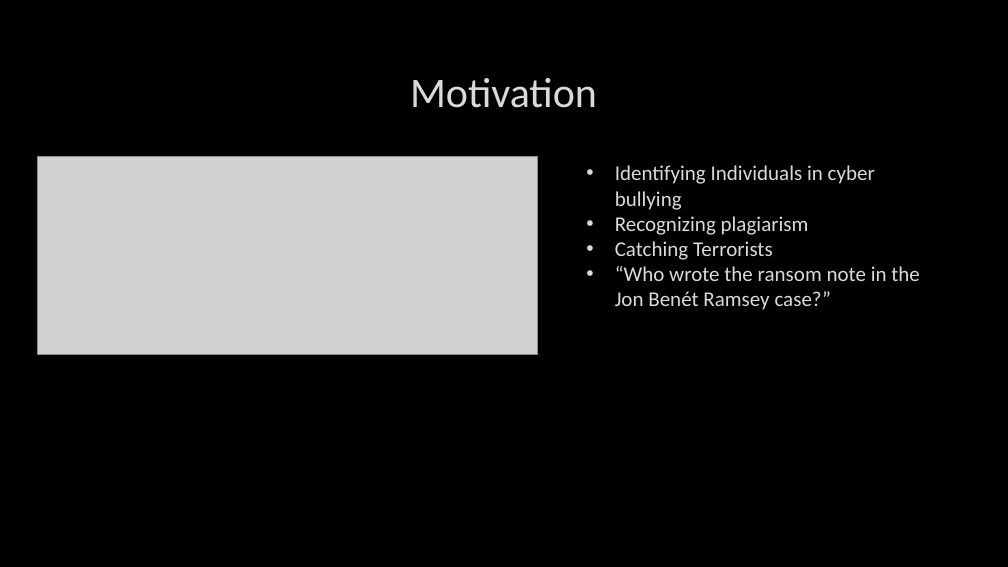
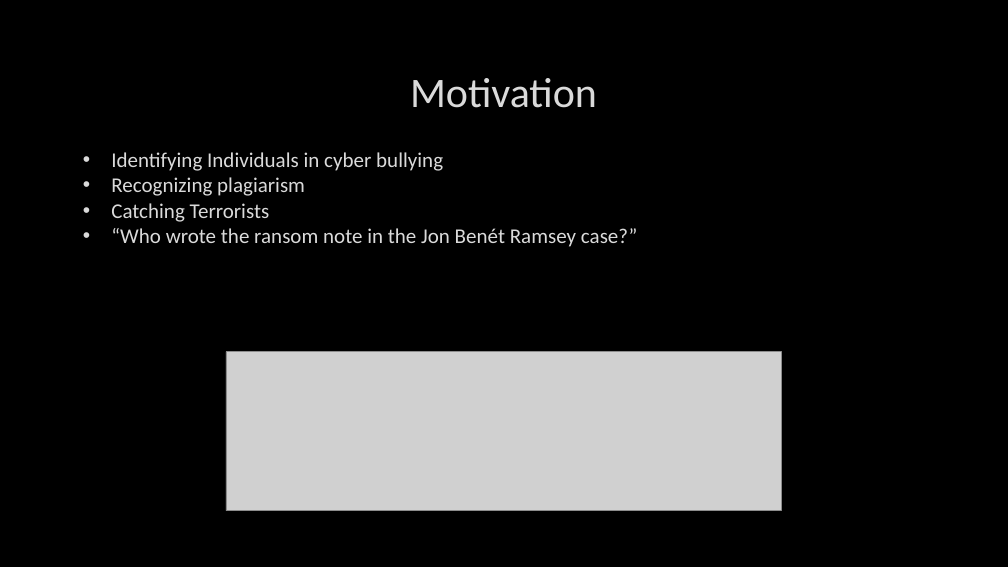
Before and after one commit to BradySheehan/Authorship_Verification, a slide deck: slide 2 of ai_project_presentation.pptx. Drawn at 1008x567 pixels with LibreOffice and Linux fonts; fonts in the diff are those of the drawing; grey boxes stand for pictures; background and template pictures are left out. Boxes give left, top, right and bottom in pixels: in the first picture for what was removed or moved away, otherwise in the second. Text is boxed around its words. In the diff, an @@ line names an element or a change of style, - is before the commit and + after.

```diff
--- a/ai_project_presentation.pptx
+++ b/ai_project_presentation.pptx
@@ text "Identifying Individuals in cyber bullying" rewrapped from [615, 165, 920, 310] to [111, 152, 637, 247] @@
@@ picture removed at [37, 156, 537, 354] @@
@@ picture added at [226, 352, 781, 510] @@
```
Also in this commit, not shown: 2 other slides changed, 10 slides added, 3 slides removed, 2 other files.
